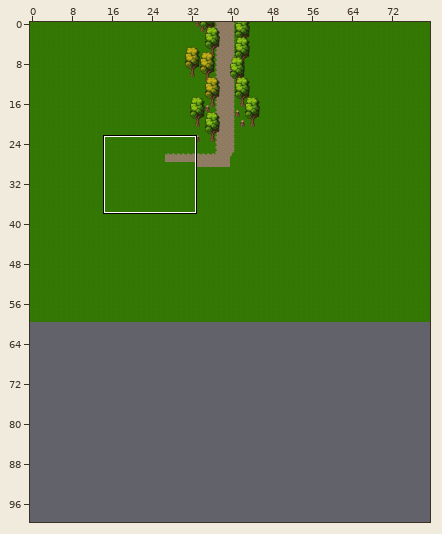
An edit to a level. Tiled map, assets/maps/town_01.tmx. Above, an overview of the earlier version with the close-up marked.
Close-up. As it was:
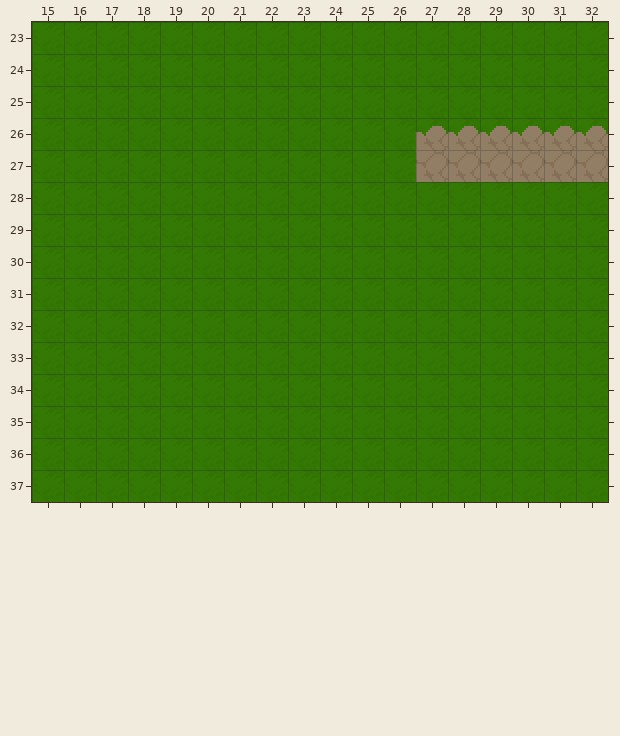
Cells are 16x16 px. Shown: x 15..32, y 23..37. The commit also changed other parts of the map, which this record leaves out. The old version is drawn lined up with the new one.
And afterwards:
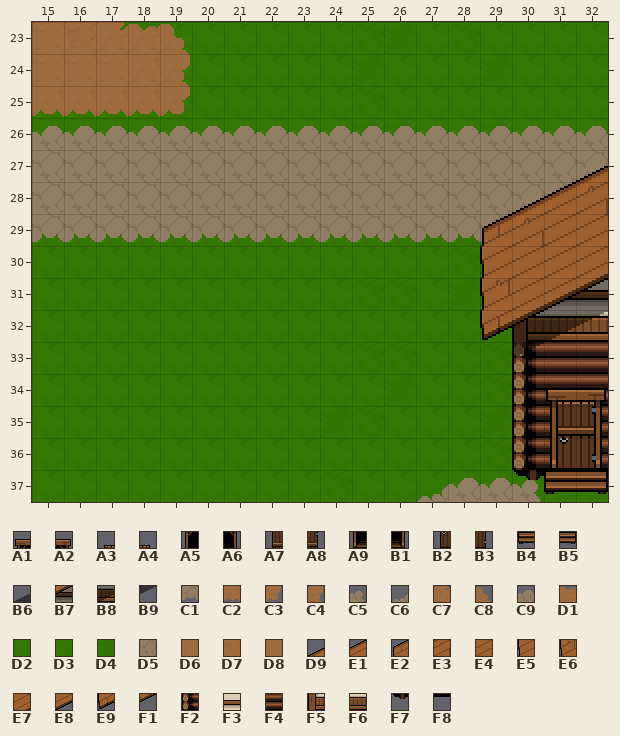
Key: from "house_tileset": A1 25, A2 26, A3 31, A4 32, A5 50, A6 51, A7 56, A8 57, A9 75, B1 76, B2 81, B3 82, B4 102, B5 103; from "pixel_crawler_building_shadows": B6 51, B7 52, B8 76, B9 77; from "pixel_crawler_floors": C1 132, C2 137, C3 161, C4 185, C5 206, C6 208, C7 210, C8 211, C9 232, D1 237, D2 251, D3 252, D4 253, D5 257, D6 261, D7 262, D8 263; from "pixel_crawler_roofs": D9 26, E1 27, E2 50, E3 51, E4 52, E5 75, E6 100, E7 101, E8 102, E9 125, F1 126; from "pixel_crawler_walls": F2 85, F3 104, F4 128, F5 145, F6 146, F7 2059, F8 2060.
__ is an empty cell, ## one hidden under a higher layer.
Tiles replaced or removed in this view: D2.
Tiles of an added or newly shown layer are drawn over the layers below it.
See-through tiles are keyed as they look on the map.
Difference:
Changed rows in their new state; .. is an unchanged cell.
map size 80x60 -> 80x100 cells
Layer "01_ground":
first column x 25:
26 D4 D4 .. .. .. .. ..
27 ## ## .. .. .. .. ..
28 .. ## .. ## ## .. ..
29 .. .. .. D3 .. .. ..
30 .. .. .. .. D4 .. ..
31 .. .. .. .. .. ## ..
32 .. .. .. .. .. ## ..
35 .. .. .. .. .. ## ##
36 .. .. .. .. .. .. ##
37 .. .. .. .. .. D3 ..
Layer "02_paths":
first column x 15:
23 D8 D7 C7 D1 C8 .. .. .. .. .. .. .. .. .. .. .. ..
24 D8 D8 D8 D6 C4 .. .. .. .. .. .. .. .. .. .. .. ..
25 C2 C2 C2 C2 C3 .. .. .. .. .. .. .. .. .. .. .. ..
26 C9 C9 C9 C9 C9 C9 C9 C9 C9 C9 C9 C9 .. .. .. .. ..
27 D5 D5 D5 D5 D5 D5 D5 D5 D5 D5 D5 D5 .. .. .. .. ..
28 D5 D5 D5 D5 D5 D5 D5 D5 D5 D5 D5 D5 D5 D5 D5 D5 D5
29 C1 C1 C1 C1 C1 C1 C1 C1 C1 C1 C1 C1 C1 C1 C1 .. ..
first column x 27:
37 C6 C9 C9 C5
Layer "03_decor_low":
first column x 30:
31 .. F3 F3
32 F5 F6 F6
33 F2 F4 F4
34 F2 F4 F4
35 F2 F4 F4
36 F2 F4 F4
37 F7 F8 F8
Layer "04_decor_high":
first column x 31:
34 A1 A2
35 A5 A6
36 A9 B1
37 B4 B5
Layer "04b_doors" (added):
first column x 31:
34 A3 A4
35 A7 A8
36 B2 B3
Layer "05_above_player":
first column x 29:
27 .. .. .. D9
28 .. D9 E1 E3
29 E2 E3 E4 E4
30 E5 E4 E4 E7
31 E6 E7 E8 F1
32 E9 F1 .. ..
Layer "05b_shadows" (added):
first column x 30:
31 .. B6 B7
32 B7 B8 B9
33 B9 .. ..
Changed places in both close-ups, as pixel boxes (x1, y1, x2, y2):
changed: (32, 22, 608, 502)
